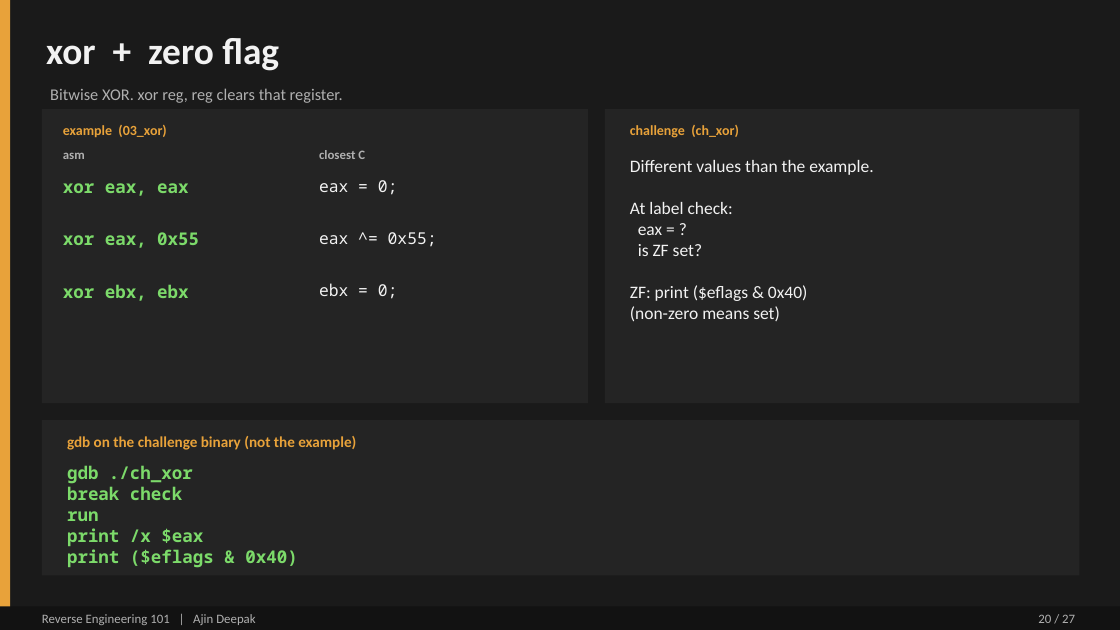
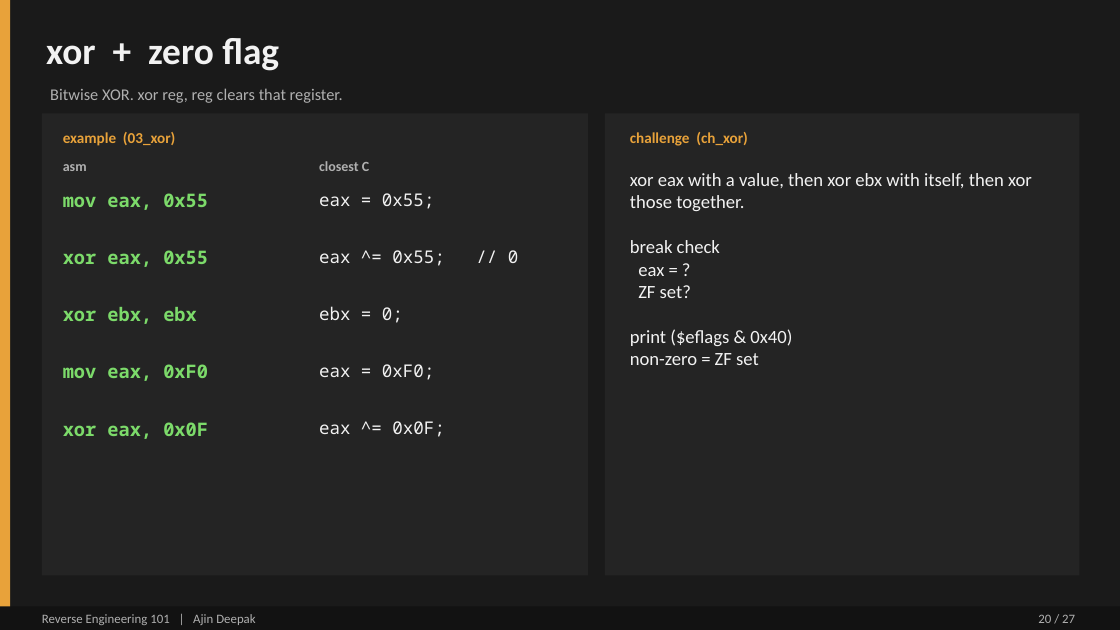
Before and after one commit to DERE-ad2001/reverse-engineering-101, a slide deck: slide 20 of Reverse Engineering 101.pptx. Drawn at 1120x630 pixels with LibreOffice and Linux fonts; fonts in the diff are those of the drawing. Boxes give left, top, right and bottom in pixels: in the first picture for what was removed or moved away, otherwise in the second. Text is boxed around its words. In the diff, an @@ line names an element or a change of style, - is before the commit and + after.

```diff
--- a/Reverse Engineering 101.pptx
+++ b/Reverse Engineering 101.pptx
@@ rectangle: place and size @@
-rectangle at [42, 109, 588, 403]
+rectangle at [42, 113, 588, 576]
@@ rectangle: place and size @@
-rectangle at [605, 109, 1080, 403]
+rectangle at [605, 113, 1080, 576]
@@ text "example (03_xor)" at [63, 132, 175, 146]: size 12 to 13 pt @@
@@ text "challenge (ch_xor)" at [630, 132, 748, 146]: size 12 to 13 pt @@
@@ text "asm": place and size @@
-text "asm" at [63, 153, 85, 159]
+text "asm" at [63, 164, 87, 171]
@@ text "asm" at [63, 164, 87, 171]: size 11 to 12 pt @@
@@ text "closest C": place and size @@
-text "closest C" at [319, 150, 365, 159]
+text "closest C" at [319, 161, 369, 171]
@@ text "closest C" at [319, 161, 369, 171]: size 11 to 12 pt @@
@@ text at [630, 173, 1032, 365]: text changed; size 15 to 16 pt @@
-Different values than the example.
-At label check:
-eax = ?
-is ZF set?
-ZF: print ($eflags & 0x40)
-(non-zero means set)
+xor eax with a value, then xor ebx with itself, then xor those together.
+break check
+eax = ?
+ZF set?
+print ($eflags & 0x40)
+non-zero = ZF set
@@ text at [63, 193, 208, 210]: text changed; size 15 to 16 pt @@
-xor eax, eax
+mov eax, 0x55
@@ text at [319, 193, 434, 209]: text changed; size 14 to 15 pt @@
-eax ^= 0x55;
+eax = 0x55;
@@ text "xor eax, 0x55": place and size @@
-text "xor eax, 0x55" at [63, 232, 199, 248]
+text "xor eax, 0x55" at [63, 250, 208, 267]
@@ text "xor eax, 0x55" at [63, 250, 208, 267]: size 15 to 16 pt @@
@@ text at [319, 250, 518, 266]: text changed; size 14 to 15 pt @@
-eax = 0;
+eax ^= 0x55; // 0
@@ text "xor ebx, ebx" at [63, 307, 197, 324]: size 15 to 16 pt @@
@@ text "xor ebx, ebx": place and size @@
-text "xor ebx, ebx" at [63, 284, 188, 301]
+text "xor ebx, ebx" at [63, 307, 197, 324]
@@ text "ebx = 0;": place and size @@
-text "ebx = 0;" at [319, 283, 398, 299]
+text "ebx = 0;" at [319, 306, 403, 323]
@@ text "ebx = 0;" at [319, 306, 403, 323]: size 14 to 15 pt @@
@@ text added at [63, 364, 208, 381], 16 pt, text #7CDA6A, bold @@
+mov eax, 0xF0
@@ text added at [319, 364, 434, 380], 15 pt, text #F2F2F2 @@
+eax = 0xF0;
@@ rectangle removed at [42, 420, 1080, 576] @@
@@ text added at [63, 422, 208, 439], 16 pt, text #7CDA6A, bold @@
+xor eax, 0x0F
@@ text removed at [67, 436, 356, 450] @@
-gdb on the challenge binary (not the example)
@@ text added at [319, 421, 444, 437], 15 pt, text #F2F2F2 @@
+eax ^= 0x0F;
@@ text removed at [67, 465, 297, 568] @@
-gdb ./ch_xor
-break check
-run
-print /x $eax
-print ($eflags & 0x40)
```
Also in this commit, not shown: 6 other slides changed.
